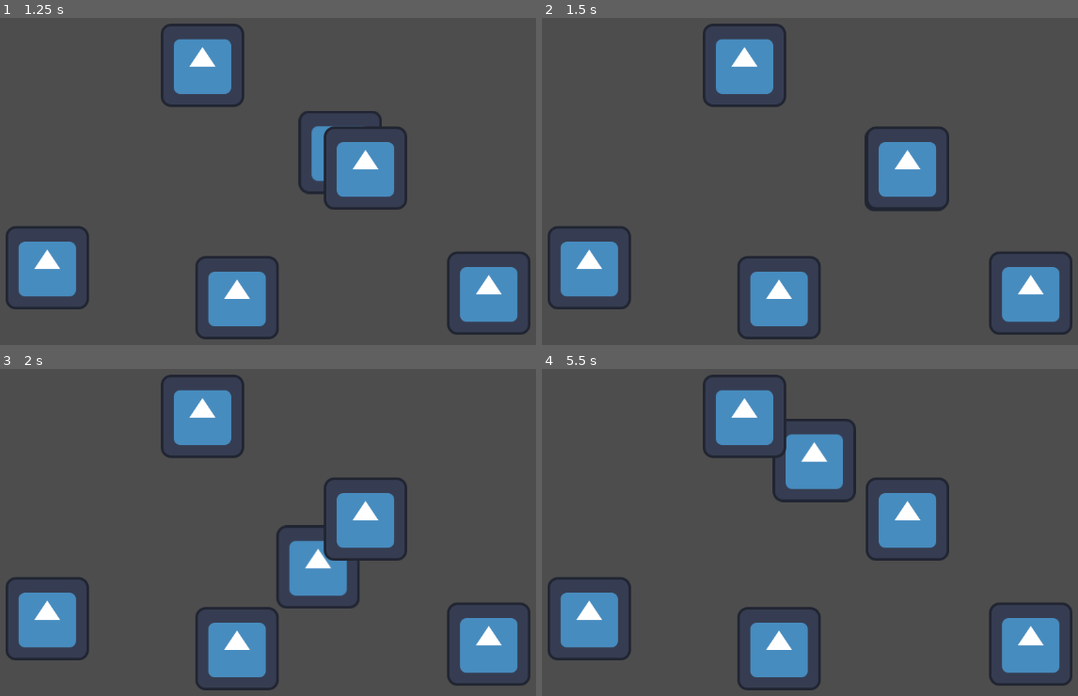
Above: before the commit, frames 1-4 (two rows, left to right).
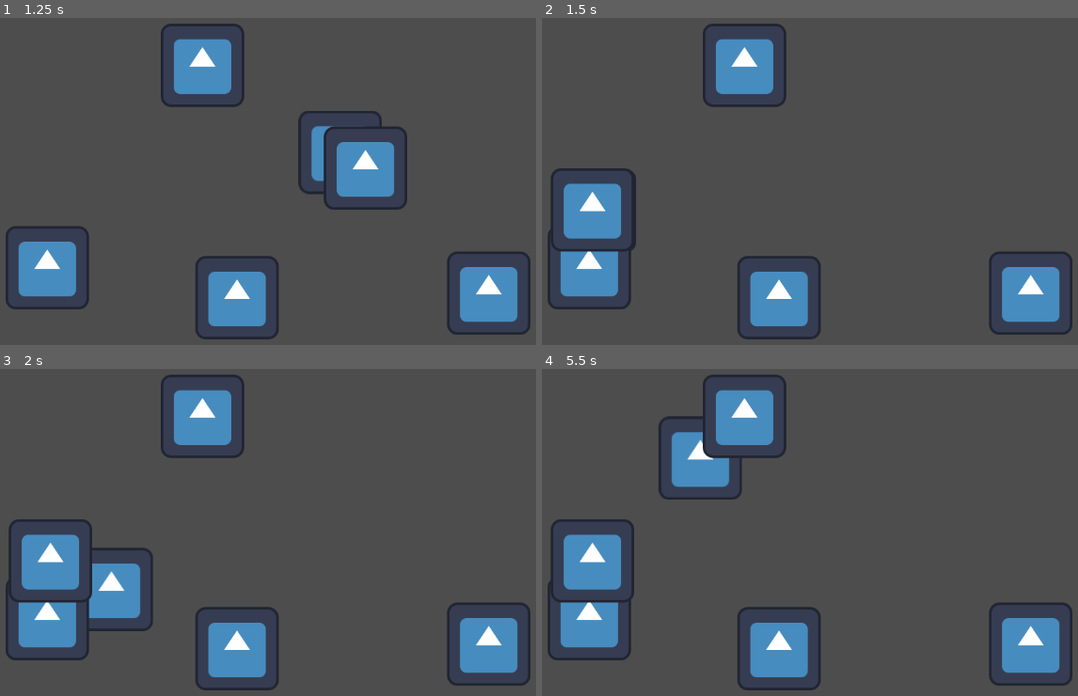
Above: after the commit, the same moments.

Repository: triangle-int/inner-inhabited
Game: Godot game, scene res://scenes/levels/test_level.tscn
Two runs of this game, one before a commit and one after it. Both use one fixed random seed, a clock stepped at 60 frames per second and the inputs below. The engine's default icon, where the game draws it, is replaced by a stand-in: a white triangle on a blue panel in a dark square.
Inputs (mouse positions are in pixels of both pictures, inside the frame that each line leads up to):
- Up to frame 1 (1.25 s): move the mouse to (391, 138) at 0.52 s; press the mouse at (391, 138) at 0.53 s
- Up to frame 2 (1.5 s): move the mouse to (617, 181) at 1.27 s; release the mouse at (617, 181) at 1.28 s; click (617, 181) at 1.35 s
- Up to frame 3 (2 s): no input
- Up to frame 4 (5.5 s): move the mouse to (842, 418) at 2.02 s; press the mouse at (842, 418) at 2.03 s; move the mouse to (729, 594) at 2.77 s; release the mouse at (729, 594) at 2.78 s; click (729, 594) at 2.85 s; move the mouse to (992, 575) at 3.52 s; press the mouse at (992, 575) at 3.53 s; move the mouse to (outside the picture) at 4.27 s; release the mouse at (outside the picture) at 4.28 s; click (outside the picture) at 4.35 s; move the mouse to (804, 512) at 5.02 s; press the mouse at (804, 512) at 5.03 s

Frame 1 is identical in both runs. In frame 2, 5.0% of the frame differs, in the area x 1-76%, y 33-72%; in frame 3, 8.7%; in frame 4, 9.0%, in the area x 1-76%, y 14-72%.

Commit message:
oops

Diff:
--- a/project.godot
+++ b/project.godot
@@ -23,6 +23,14 @@
 
 gdscript/warnings/untyped_declaration=2
 
+[input]
+
+drag_node={
+"deadzone": 0.5,
+"events": [Object(InputEventMouseButton,"resource_local_to_scene":false,"resource_name":"","device":-1,"window_id":0,"alt_pressed":false,"shift_pressed":false,"ctrl_pressed":false,"meta_pressed":false,"button_mask":0,"position":Vector2(0, 0),"global_position":Vector2(0, 0),"factor":1.0,"button_index":1,"canceled":false,"pressed":false,"double_click":false,"script":null)
+]
+}
+
 [rendering]
 
 renderer/rendering_method="gl_compatibility"
--- a/scenes/core/intersection.tscn
+++ b/scenes/core/intersection.tscn
@@ -1,10 +1,13 @@
-[gd_scene load_steps=3 format=3 uid="uid://cu6u3jmqp284f"]
+[gd_scene load_steps=4 format=3 uid="uid://cu6u3jmqp284f"]
 
 [ext_resource type="Script" path="res://scripts/core/intersection.gd" id="1_jec06"]
 [ext_resource type="Texture2D" uid="uid://dotaamtqndjj7" path="res://icon.svg" id="1_w6icv"]
+[ext_resource type="PackedScene" uid="uid://coew4enk4amt" path="res://scenes/core/drag.tscn" id="3_4apgu"]
 
 [node name="Intersection" type="Node2D"]
 script = ExtResource("1_jec06")
 
 [node name="Sprite2D" type="Sprite2D" parent="."]
 texture = ExtResource("1_w6icv")
+
+[node name="Drag" parent="." instance=ExtResource("3_4apgu")]
